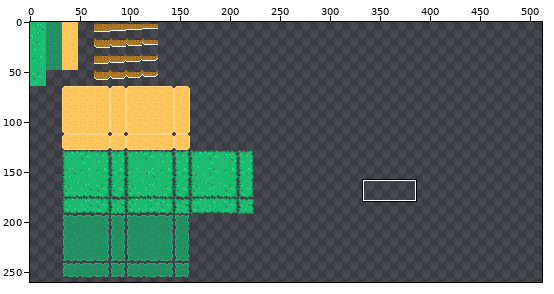
Edited in one commit: sprite sheet (assets/Textures/tiles.png). The first picture is a wide view before the edit; the outline marks the close-up.
Close-up. Before the commit:
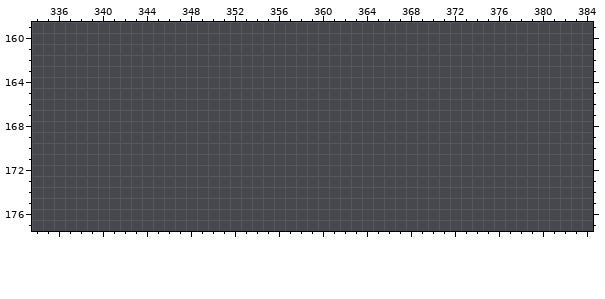
The file is 512x512 pixels. Colours within 5 levels of each other are drawn and written as one. Shown: x 334..384, y 159..177. The wide view leaves out empty margins. The commit also changed other parts of the picture, which this record leaves out.
Once edited:
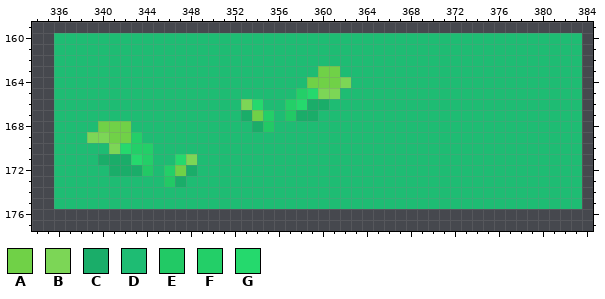
Palette (. is transparent): A #70d147  B #7cd656  C #1aad69  D #1ebc73  E #22c965  F #23cf68  G #25d96d
What changed:
y 160..162: x 336..383 ................................................ -> DDDDDDDDDDDDDDDDDDDDDDDDDDDDDDDDDDDDDDDDDDDDDDDD
y 163: x 336..383 ................................................ -> DDDDDDDDDDDDDDDDDDDDDDDDAADDDDDDDDDDDDDDDDDDDDDD
y 164: x 336..383 ................................................ -> DDDDDDDDDDDDDDDDDDDDDDDAAABDDDDDDDDDDDDDDDDDDDDD
y 165: x 336..383 ................................................ -> DDDDDDDDDDDDDDDDDDDDDDFGBBDDDDDDDDDDDDDDDDDDDDDD
y 166: x 336..383 ................................................ -> DDDDDDDDDDDDDDDDDBGDDFGCCDDDDDDDDDDDDDDDDDDDDDDD
y 167: x 336..383 ................................................ -> DDDDDDDDDDDDDDDDDCAFDECCDDDDDDDDDDDDDDDDDDDDDDDD
y 168: x 336..383 ................................................ -> DDDDAAADDDDDDDDDDDCEDDDDDDDDDDDDDDDDDDDDDDDDDDDD
y 169: x 336..383 ................................................ -> DDDBBAAFDDDDDDDDDDDDDDDDDDDDDDDDDDDDDDDDDDDDDDDD
y 170: x 336..383 ................................................ -> DDDDDBGFFDDDDDDDDDDDDDDDDDDDDDDDDDDDDDDDDDDDDDDD
y 171: x 336..383 ................................................ -> DDDDCCCGFDDGBDDDDDDDDDDDDDDDDDDDDDDDDDDDDDDDDDDD
y 172: x 336..383 ................................................ -> DDDDDCCCEDFACDDDDDDDDDDDDDDDDDDDDDDDDDDDDDDDDDDD
y 173: x 336..383 ................................................ -> DDDDDDDDDDECDDDDDDDDDDDDDDDDDDDDDDDDDDDDDDDDDDDD
y 174..175: x 336..383 ................................................ -> DDDDDDDDDDDDDDDDDDDDDDDDDDDDDDDDDDDDDDDDDDDDDDDD
